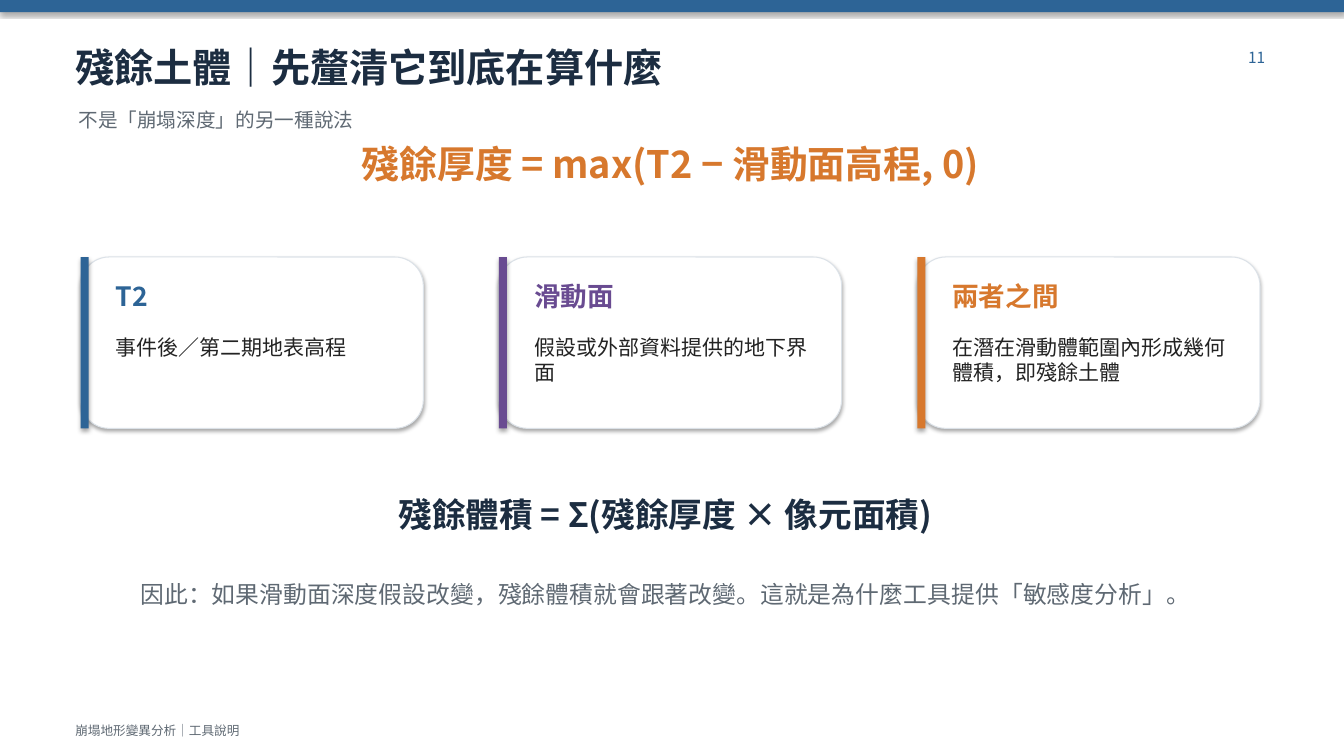
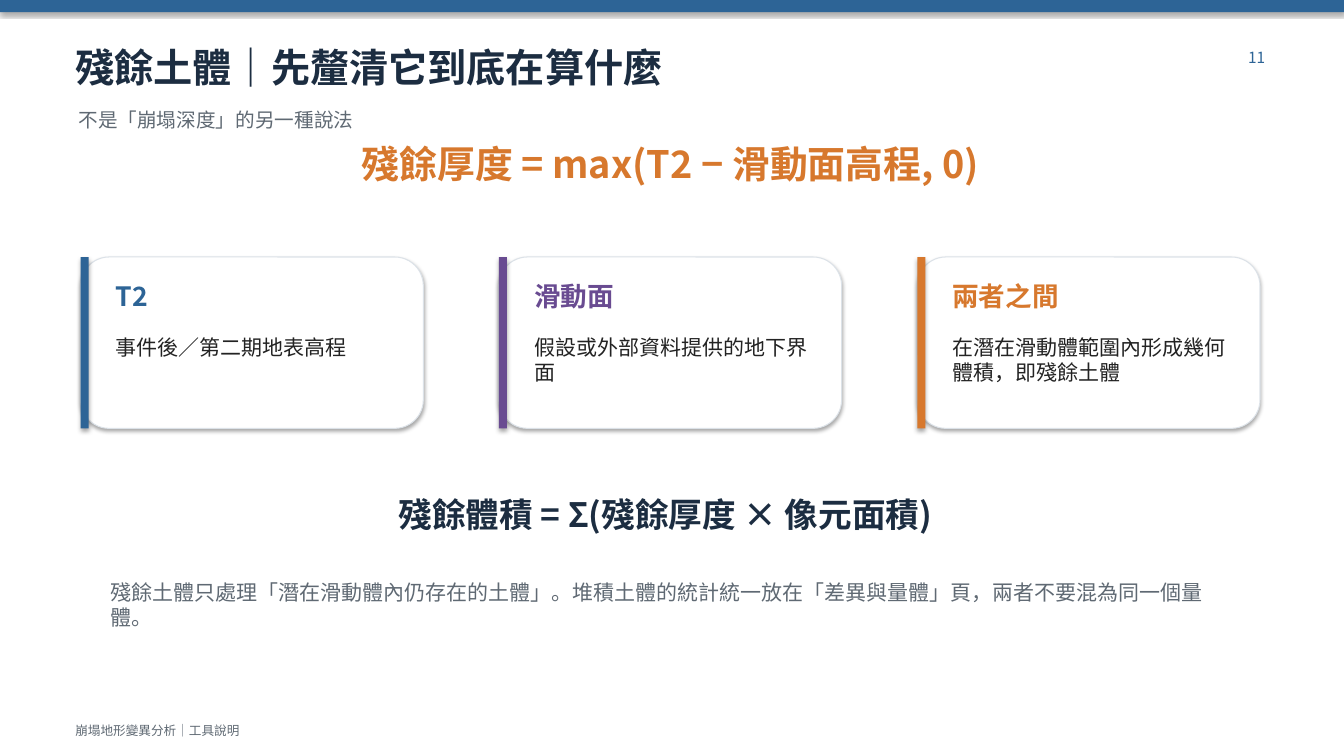
Before and after one commit to ax02tom2/landslide_dod, a slide deck: slide 12 of docs/崩塌地形變異分析_工具說明簡報.pptx. Drawn at 1344x756 pixels with LibreOffice and Linux fonts; fonts in the diff are those of the drawing. Boxes give left, top, right and bottom in pixels: in the first picture for what was removed or moved away, otherwise in the second. Text is boxed around its words. In the diff, an @@ line names an element or a change of style, - is before the commit and + after.

```diff
--- a/docs/崩塌地形變異分析_工具說明簡報.pptx
+++ b/docs/崩塌地形變異分析_工具說明簡報.pptx
@@ text at (111, 582, 1203, 627): text changed; size 17 to 15 pt @@
-因此：如果滑動面深度假設改變，殘餘體積就會跟著改變。這就是為什麼工具提供「敏感度分析」。
+殘餘土體只處理「潛在滑動體內仍存在的土體」。堆積土體的統計統一放在「差異與量體」頁，兩者不要混為同一個量體。
```
Also in this commit, not shown: 6 other slides changed.
